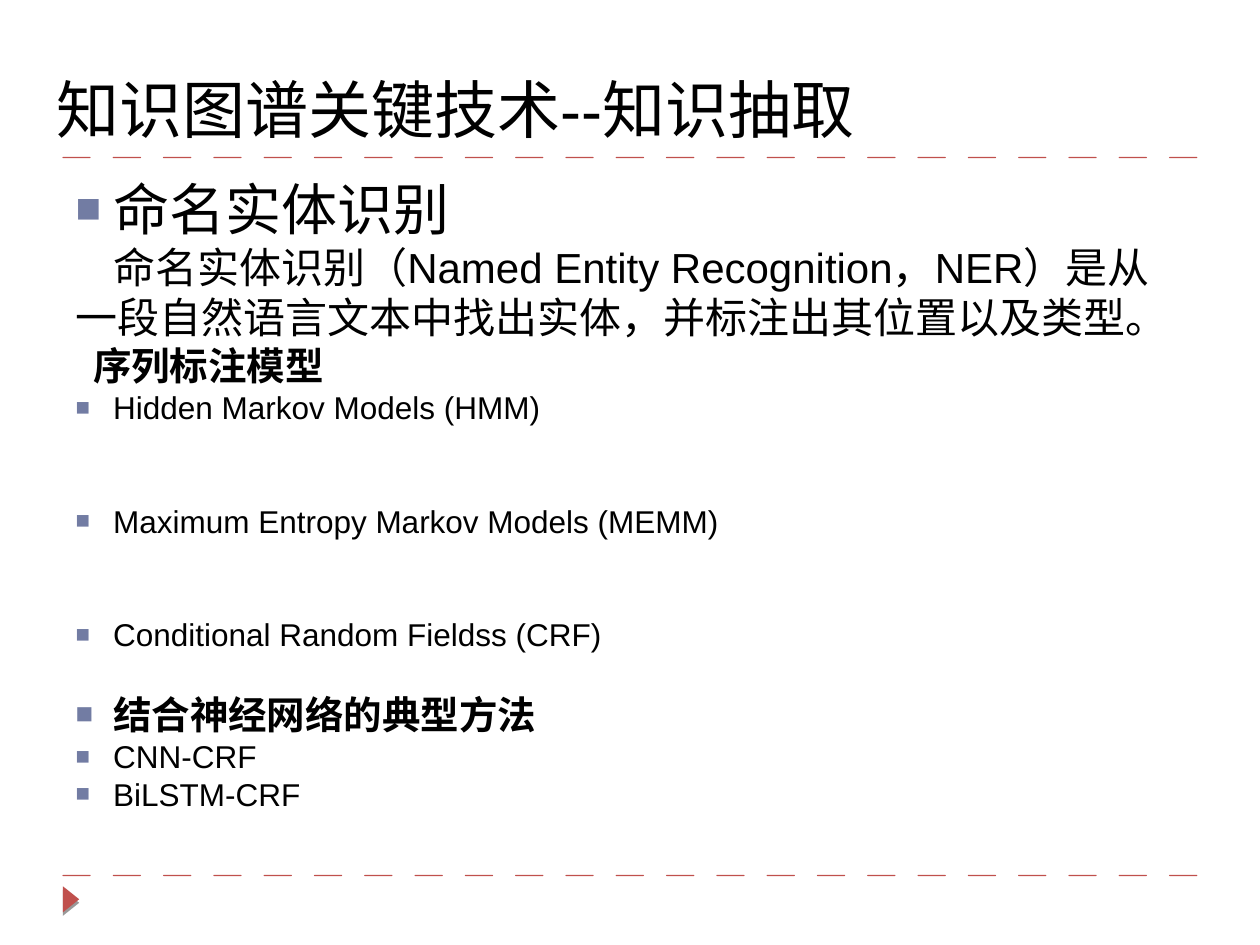
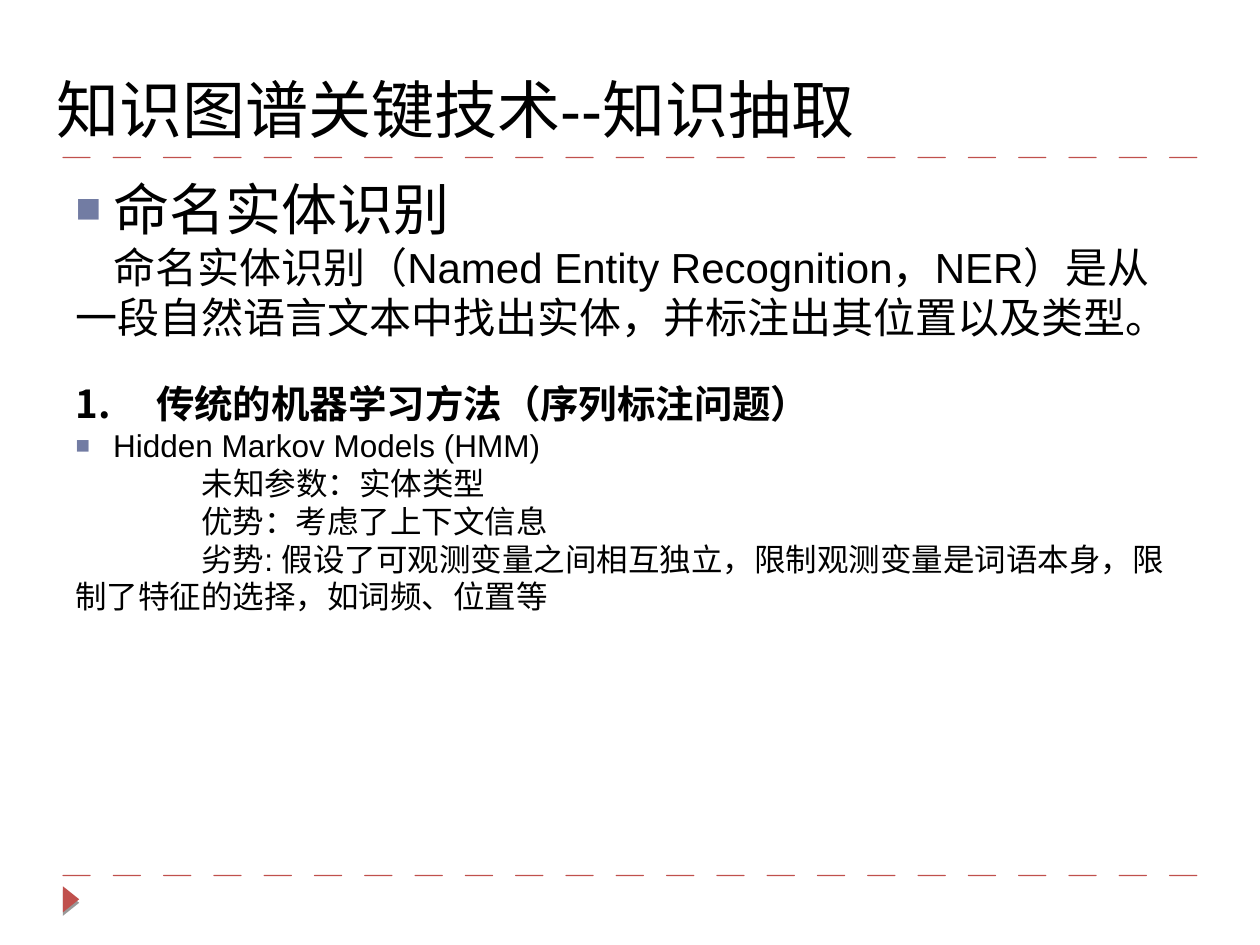
Before and after one commit to lihanghang/NLP-Knowledge-Graph, a slide deck: slide 3 of my summary/知识图谱技术与对话系统的应用.pptx. Drawn at 1260x945 pixels with LibreOffice and Linux fonts; fonts in the diff are those of the drawing. Boxes give left, top, right and bottom in pixels: in the first picture for what was removed or moved away, otherwise in the second. Text is boxed around its words. In the diff, an @@ line names an element or a change of style, - is before the commit and + after.

```diff
--- a/my summary/知识图谱技术与对话系统的应用.pptx
+++ b/my summary/知识图谱技术与对话系统的应用.pptx
@@ text at (156, 385, 809, 422): text changed @@
-序列标注模型
+1. 传统的机器学习方法（序列标注问题）
@@ text at (75, 463, 1164, 611): text changed @@
-■ Maximum Entropy Markov Models (MEMM)
-■ Conditional Random Fieldss (CRF)
-■ 结合神经网络的典型方法
-■ CNN-CRF
-■ BiLSTM-CRF
+未知参数：实体类型
+优势：考虑了上下文信息
+劣势: 假设了可观测变量之间相互独立，限制观测变量是词语本身，限制了特征的选择，如词频、位置等
```
Also in this commit, not shown: 2 other slides changed, 3 slides added, 29 other files.
